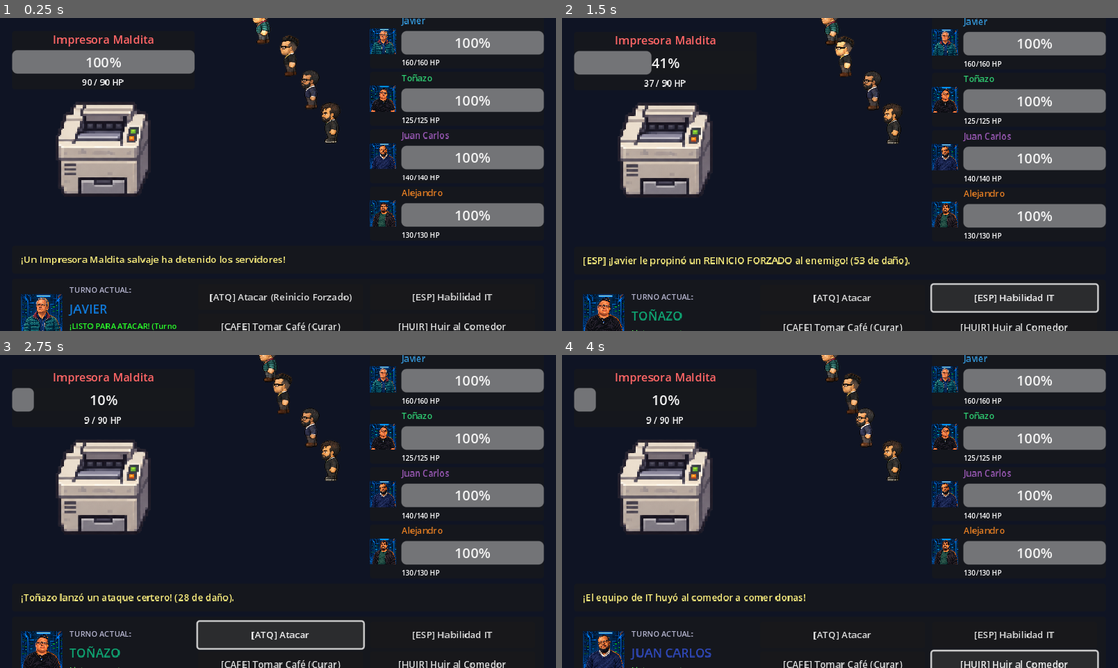
Above: before the commit, frames 1-4 (two rows, left to right).
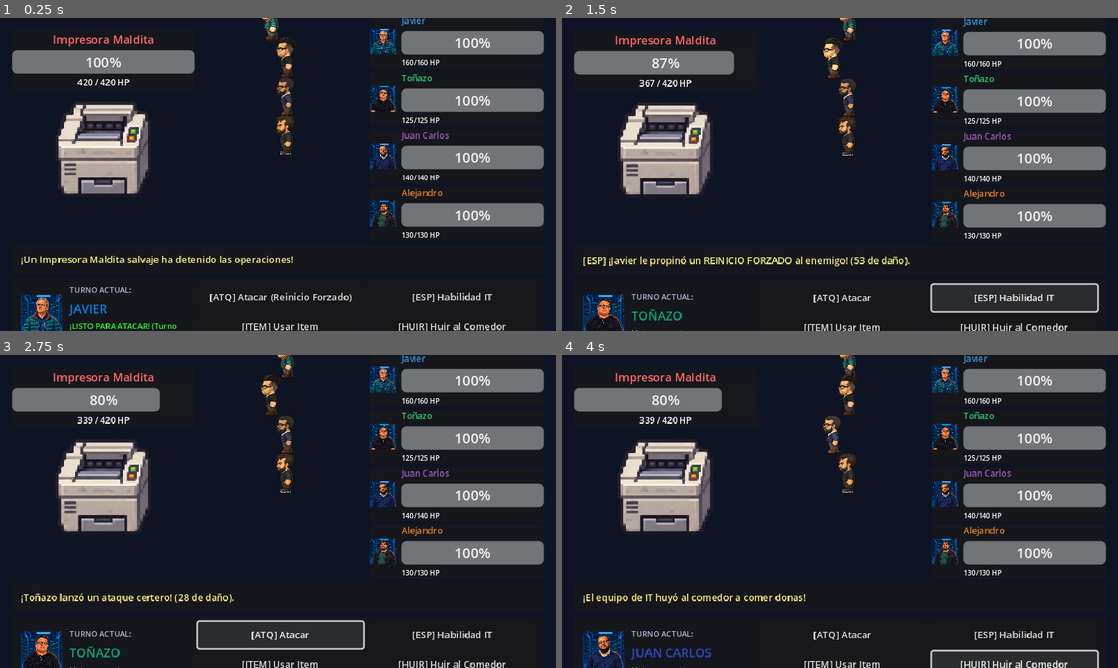
Above: after the commit, the same moments.

Repository: nevalova/it-adventures
Game: Godot game, scene res://scenes/battle.tscn
Same seed, same stepped clock (60 frames per second), same inputs: the game is played once before the commit and once after it. This scene is started directly instead of the project's main scene.
Inputs:
- Up to frame 1 (0.25 s): no input
- Up to frame 2 (1.5 s): click "[ATQ] Atacar (Reinicio Forzad…" at 0.5 s; click "[ESP] Habilidad IT" at 1.25 s
- Up to frame 3 (2.75 s): click "[ATQ] Atacar" at 2 s
- Up to frame 4 (4 s): click "[CAFE] Tomar Café (Curar)" (after the commit: "[ITEM] Usar Item") at 2.75 s; click "[HUIR] Huir al Comedor" at 3.5 s

The runs differ from the first frame. In frame 1, 2.1% of the frame differs, in the area x 13-62%, y 0-100%; in frame 2, 3.3%; in frame 3, 3.8%, in the area x 5-62%, y 0-100%; in frame 4, 3.7%.

Commit message:
Add healing items menu, align battle characters in a straight line, boost printer boss HP/attacks, and fix post-battle loop

Diff:
--- a/scenes/battle.tscn
+++ b/scenes/battle.tscn
@@ -199,7 +199,7 @@
 layout_mode = 2
 size_flags_horizontal = 3
 theme_override_font_sizes/font_size = 11
-text = "[CAFE] Tomar Café (Curar)"
+text = "[ITEM] Usar Item"
 
 [node name="BtnFlee" type="Button" parent="MainBox/CommandPanel/Margin/HBox/Commands"]
 custom_minimum_size = Vector2(0, 30)
@@ -207,3 +207,39 @@
 size_flags_horizontal = 3
 theme_override_font_sizes/font_size = 11
 text = "[HUIR] Huir al Comedor"
+
+[node name="ItemsMenu" type="GridContainer" parent="MainBox/CommandPanel/Margin/HBox"]
+visible = false
+layout_mode = 2
+size_flags_horizontal = 3
+theme_override_constants/h_separation = 8
+theme_override_constants/v_separation = 4
+columns = 2
+
+[node name="BtnItemCafe" type="Button" parent="MainBox/CommandPanel/Margin/HBox/ItemsMenu"]
+custom_minimum_size = Vector2(0, 30)
+layout_mode = 2
+size_flags_horizontal = 3
+theme_override_font_sizes/font_size = 10
+text = "Café Espresso (+45 HP) x4"
+
+[node name="BtnItemDona" type="Button" parent="MainBox/CommandPanel/Margin/HBox/ItemsMenu"]
+custom_minimum_size = Vector2(0, 30)
+layout_mode = 2
+size_flags_horizontal = 3
+theme_override_font_sizes/font_size = 10
+text = "Dona de RH (+85 HP) x3"
+
+[node name="BtnItemMonster" type="Button" parent="MainBox/CommandPanel/Margin/HBox/ItemsMenu"]
+custom_minimum_size = Vector2(0, 30)
+layout_mode = 2
+size_flags_horizontal = 3
+theme_override_font_sizes/font_size = 10
+text = "Monster 500ml (+140 HP) x2"
+
+[node name="BtnItemBack" type="Button" parent="MainBox/CommandPanel/Margin/HBox/ItemsMenu"]
+custom_minimum_size = Vector2(0, 30)
+layout_mode = 2
+size_flags_horizontal = 3
+theme_override_font_sizes/font_size = 10
+text = "< Volver a Comandos"
--- a/scripts/battle.gd
+++ b/scripts/battle.gd
@@ -11,19 +11,26 @@
 @onready var party_container = $MainBox/BattleArena/PartySide/PartyContainer
 @onready var log_label = $MainBox/LogPanel/Margin/LogLabel
 
+@onready var commands_box = $MainBox/CommandPanel/Margin/HBox/Commands
 @onready var btn_attack = $MainBox/CommandPanel/Margin/HBox/Commands/BtnAttack
 @onready var btn_skill = $MainBox/CommandPanel/Margin/HBox/Commands/BtnSkill
 @onready var btn_item = $MainBox/CommandPanel/Margin/HBox/Commands/BtnItem
 @onready var btn_flee = $MainBox/CommandPanel/Margin/HBox/Commands/BtnFlee
 
+@onready var items_menu = $MainBox/CommandPanel/Margin/HBox/ItemsMenu
+@onready var btn_item_cafe = $MainBox/CommandPanel/Margin/HBox/ItemsMenu/BtnItemCafe
+@onready var btn_item_dona = $MainBox/CommandPanel/Margin/HBox/ItemsMenu/BtnItemDona
+@onready var btn_item_monster = $MainBox/CommandPanel/Margin/HBox/ItemsMenu/BtnItemMonster
+@onready var btn_item_back = $MainBox/CommandPanel/Margin/HBox/ItemsMenu/BtnItemBack
+
 @onready var active_hero_portrait = $MainBox/CommandPanel/Margin/HBox/ActiveHeroBox/ActiveHeroPortrait
 @onready var active_hero_name = $MainBox/CommandPanel/Margin/HBox/ActiveHeroBox/VBox/HeroName
 @onready var active_hero_status = $MainBox/CommandPanel/Margin/HBox/ActiveHeroBox/VBox/HeroStatus
 
 # Enemy Data
 var enemy = {}
-var enemy_max_hp: int = 100
-var enemy_current_hp: int = 100
+var enemy_max_hp: int = 420
+var enemy_current_hp: int = 420
 
 # Party State
 var battle_party: Array = []
@@ -32,6 +39,10 @@
 var is_player_turn: bool = true
 var is_battle_over: bool = false
 
+# Alineación sin escalonado (Línea recta vertical)
+const PARTY_LINE_X: float = 90.0
+const PARTY_FORWARD_X: float = 72.0
+
 # Javier mechanic: ataca un turno si y otro no
 var javier_can_attack: bool = true
 
@@ -42,22 +53,34 @@
 	btn_item.pressed.connect(_on_item_pressed)
 	btn_flee.pressed.connect(_on_flee_pressed)
 
+	btn_item_cafe.pressed.connect(func(): _use_item("cafe"))
+	btn_item_dona.pressed.connect(func(): _use_item("dona"))
+	btn_item_monster.pressed.connect(func(): _use_item("monster"))
+	btn_item_back.pressed.connect(_on_item_back_pressed)
+
 func setup_battle():
 	# Cargar enemigo
 	if GameManager.current_enemy_data.is_empty():
 		enemy = {
 			"name": "Impresora Maldita",
-			"hp": 90,
-			"max_hp": 90,
-			"atk": 18,
-			"def": 8,
+			"type": "printer",
+			"hp": 420,
+			"max_hp": 420,
+			"atk": 22,
+			"def": 12,
 			"texture_path": "res://assets/printer_enemy.png",
-			"attacks": ["Tóner en los ojos", "Atasco de Papel", "Error Desconocido"]
+			"attacks": [
+				"Atasco de Papel en Bandeja 2",
+				"Falta Tinta Magenta (Error Crítico)",
+				"Ráfaga de Tóner Hirviendo",
+				"Sobrecalentamiento del Rodillo Fusor",
+				"Error 0x80070057 de Windows"
+			]
 		}
 	else:
 		enemy = GameManager.current_enemy_data
 
-	enemy_max_hp = enemy.get("max_hp", 90)
+	enemy_max_hp = enemy.get("max_hp", 420)
 	enemy_current_hp = enemy.get("hp", enemy_max_hp)
 	enemy_name_label.text = enemy.get("name", "Enemigo")
 	if ResourceLoader.exists(enemy.get("texture_path", "")):
@@ -69,7 +92,7 @@
 	create_battler_sprites()
 	render_party_ui()
 
-	set_log("¡Un " + enemy.get("name", "problema") + " salvaje ha detenido los servidores!")
+	set_log("¡Un " + enemy.get("name", "problema") + " salvaje ha detenido las operaciones!")
 	start_turn()
 
 func create_battler_sprites():
@@ -77,11 +100,9 @@
 		c.queue_free()
 	battler_sprites.clear()
 
-	# Posiciones diagonales estilo Chrono Trigger / FF6
-	var base_x = 70.0
-	var base_y = 30.0
-	var step_x = 24.0
-	var step_y = 38.0
+	# Alineación en línea vertical recta (sin escalonado)
+	var start_y = 26.0
+	var step_y = 44.0
 
 	for i in range(battle_party.size()):
 		var member = battle_party[i]
@@ -92,7 +113,7 @@
 		spr.hframes = 4
 		spr.vframes = 12
 		spr.scale = Vector2(0.32, 0.32)
-		spr.position = Vector2(base_x + i * step_x, base_y + i * step_y)
+		spr.position = Vector2(PARTY_LINE_X, start_y + i * step_y)
 		# Row 2 (mirando a la izquierda hacia el enemigo)
 		spr.frame = 2 * 4 + 0
 		hero_sprites_container.add_child(spr)
@@ -170,16 +191,19 @@
 		return
 
 	is_player_turn = true
+	commands_box.visible = true
+	items_menu.visible = false
+
 	active_hero_name.text = member["name"].to_upper()
 	active_hero_name.modulate = member["color"]
 
 	if ResourceLoader.exists(member.get("portrait_path", "")):
 		active_hero_portrait.texture = load(member["portrait_path"])
 
-	# Resaltar sprite activo (dar un paso al frente)
+	# Resaltar sprite activo (dar un paso al frente en línea recta)
 	var spr = get_active_sprite()
 	if spr:
-		spr.position.x -= 8.0
+		spr.position.x = PARTY_FORWARD_X
 		spr.modulate = Color(1.2, 1.2, 1.2)
 
 	# REGLA CLAVE DE JAVIER:
@@ -206,9 +230,7 @@
 func reset_active_sprite_position():
 	var spr = get_active_sprite()
 	if spr:
-		var base_x = 70.0
-		var step_x = 24.0
-		spr.position.x = base_x + active_party_index * step_x
+		spr.position.x = PARTY_LINE_X
 		spr.modulate = Color.WHITE
 
 func advance_to_next_hero():
@@ -231,8 +253,8 @@
 	if member["name"] == "Javier":
 		if not javier_can_attack:
 			javier_can_attack = true # el siguiente turno SÍ podrá
-			set_log("[CAFE] ¡Javier está procrastinando y tomando café! (Ataca un turno sí y otro no). Javier recarga energías para el próximo turno.")
-			member["hp"] = min(member["max_hp"], member["hp"] + 15)
+			set_log("[CAFE] ¡Javier está procrastinando y tomando café! Javier recarga energías para el próximo turno.")
+			member["hp"] = min(member["max_hp"], member["hp"] + 20)
 			render_party_ui()
 			end_hero_action()
 			return
@@ -257,7 +279,7 @@
 
 	if member["name"] == "Javier":
 		if not javier_can_attack:
-			set_log("Javier bosteza: 'No puedo usar skills, estoy leyendo Reddit'.")
+			set_log("Javier bosteza: 'No puedo usar skills, estoy viendo memes'.")
 			javier_can_attack = true
 			end_hero_action()
 			return
@@ -272,14 +294,57 @@
 	play_attack_anim(spr)
 	deal_damage_to_enemy(dmg, "[*] ¡%s usó %s!" % [member["name"], skill_name])
 
+# --- MENÚ DE ITEMS DE CURACIÓN ---
 func _on_item_pressed():
 	if not is_player_turn or is_battle_over:
 		return
+	commands_box.visible = false
+	items_menu.visible = true
+	update_items_ui()
+
+func update_items_ui():
+	var cafe = GameManager.battle_items["cafe"]
+	var dona = GameManager.battle_items["dona"]
+	var monster = GameManager.battle_items["monster"]
+
+	btn_item_cafe.text = "%s (+%d HP) x%d" % [cafe["name"], cafe["heal"], cafe["count"]]
+	btn_item_cafe.disabled = cafe["count"] <= 0
+
+	btn_item_dona.text = "%s (+%d HP) x%d" % [dona["name"], dona["heal"], dona["count"]]
+	btn_item_dona.disabled = dona["count"] <= 0
+
+	btn_item_monster.text = "%s (+%d HP) x%d" % [monster["name"], monster["heal"], monster["count"]]
+	btn_item_monster.disabled = monster["count"] <= 0
+
+func _on_item_back_pressed():
+	items_menu.visible = false
+	commands_box.visible = true
+
+func _use_item(item_key: String):
+	if not is_player_turn or is_battle_over:
+		return
+	var item = GameManager.battle_items[item_key]
+	if item["count"] <= 0:
+		set_log("[!] ¡Ya no quedan unidades de %s!" % item["name"])
+		return
+
+	item["count"] -= 1
 	var member = get_active_member()
-	var heal = 35
-	member["hp"] = min(member["max_hp"], member["hp"] + heal)
+	var heal_amt = item["heal"]
+	member["hp"] = min(member["max_hp"], member["hp"] + heal_amt)
 	render_party_ui()
-	set_log("[CAFE] ¡%s tomó un espresso doble bien cargado! Recuperó %d HP." % [member["name"], heal])
+
+	# Efecto visual verde de curación en el héroe activo
+	var spr = get_active_sprite()
+	if spr:
+		var tween = create_tween()
+		tween.tween_property(spr, "modulate", Color(0.3, 1.8, 0.4), 0.15)
+		tween.tween_property(spr, "modulate", Color.WHITE, 0.15)
+
+	set_log("[+] ¡%s usó %s y recuperó %d HP! (Quedan: %d)" % [member["name"], item["name"], heal_amt, item["count"]])
+
+	items_menu.visible = false
+	commands_box.visible = true
 	end_hero_action()
 
 func _on_flee_pressed():
@@ -324,7 +389,7 @@
 	advance_to_next_hero()
 
 func enemy_turn():
-	if is_battle_over or enemy_current_hp <= 0:
+	if is_battle_over:
 		return
 
 	var alive_heroes_indices = []
@@ -340,7 +405,7 @@
 	var target = battle_party[target_index]
 	var attacks = enemy.get("attacks", ["Ataque genérico"])
 	var chosen_atk = attacks[randi() % attacks.size()]
-	var dmg = max(5, enemy.get("atk", 15) + randi_range(-2, 4) - int(target["def"] * 0.4))
+	var dmg = max(5, enemy.get("atk", 20) + randi_range(-2, 5) - int(target["def"] * 0.4))
 
 	target["hp"] = max(0, target["hp"] - dmg)
 
@@ -374,12 +439,16 @@
 func enemy_defeated():
 	is_battle_over = true
 	GameManager.victorious_count += 1
-	set_log("[!] ¡VICTORIA! ¡El " + enemy.get("name") + " fue resuelto! El servidor vuelve a la normalidad.")
+	GameManager.printer_defeated = true
+	set_log("[!] ¡VICTORIA! ¡La Impresora Maldita fue neutralizada! ¡La nómina y la quincena están a salvo!")
 
 	for i in range(min(GameManager.party.size(), battle_party.size())):
 		GameManager.party[i]["hp"] = battle_party[i]["hp"]
 
-	await get_tree().create_timer(1.8).timeout
+	# Reposicionar al jugador a salvo lejos del trigger de la impresora para que no vuelva a empezar
+	GameManager.player_saved_position = Vector2(980, 200)
+
+	await get_tree().create_timer(2.2).timeout
 	get_tree().change_scene_to_file("res://scenes/overworld.tscn")
 
 func game_over():
--- a/scripts/enemy.gd
+++ b/scripts/enemy.gd
@@ -13,12 +13,18 @@
 	"printer": {
 		"name": "Impresora Maldita",
 		"desc": "Tiene atasco de papel, no tiene tóner y huele a quemado.",
-		"hp": 90,
-		"max_hp": 90,
-		"atk": 20,
-		"def": 8,
+		"hp": 420,
+		"max_hp": 420,
+		"atk": 22,
+		"def": 12,
 		"texture_path": "res://assets/printer_enemy.png",
-		"attacks": ["Lanzar Tóner Ardiente", "Atasco de Papel Infinito", "Error 404 No Responde"]
+		"attacks": [
+			"Atasco de Papel en Bandeja 2",
+			"Falta Tinta Magenta (Error Crítico)",
+			"Ráfaga de Tóner Hirviendo",
+			"Sobrecalentamiento del Rodillo Fusor",
+			"Error 0x80070057 de Windows"
+		]
 	},
 	"bug": {
 		"name": "Bug de Producción",
@@ -67,6 +73,8 @@
 
 func _on_body_entered(body):
 	if body.name == "Player":
+		if enemy_type == "printer" and GameManager.printer_defeated:
+			return # Ya fue derrotada, no reanudar combate
 		var spec = enemy_specs.get(enemy_type, enemy_specs["printer"]).duplicate(true)
 		GameManager.current_enemy_data = spec
 		get_tree().change_scene_to_file("res://scenes/battle.tscn")
--- a/scripts/game_manager.gd
+++ b/scripts/game_manager.gd
@@ -92,6 +92,18 @@
 var victorious_count: int = 0
 var intro_cutscene_done: bool = false
 var office_cutscene_done: bool = false
+var printer_defeated: bool = false
+
+var battle_items = {
+	"cafe": {"name": "Café Espresso Doble", "heal": 45, "count": 4, "desc": "Cura 45 HP"},
+	"dona": {"name": "Dona Glaseada RH", "heal": 85, "count": 3, "desc": "Cura 85 HP"},
+	"monster": {"name": "Bebida Energética 500ml", "heal": 140, "count": 2, "desc": "Cura 140 HP"}
+}
+
+func reset_battle_items():
+	battle_items["cafe"]["count"] = 4
+	battle_items["dona"]["count"] = 3
+	battle_items["monster"]["count"] = 2
 
 func _ready():
 	# Party por defecto con los héroes principales
@@ -100,6 +112,8 @@
 func init_party(leader_id: String):
 	selected_hero_id = leader_id
 	party.clear()
+	reset_battle_items()
+	printer_defeated = false
 	# El líder va de primero
 	party.append(characters_data[leader_id].duplicate(true))
 
--- a/scripts/overworld.gd
+++ b/scripts/overworld.gd
@@ -111,7 +111,12 @@
 		player.can_move = true
 		touch_controls.visible = true
 
-		if GameManager.office_cutscene_done:
+		if GameManager.printer_defeated:
+			roberto.visible = false
+			enemy_printer.visible = false
+			enemy_printer.process_mode = Node.PROCESS_MODE_DISABLED
+			objective_label.text = "[!] ¡Victoria! Impresora neutralizada y quincena a salvo."
+		elif GameManager.office_cutscene_done:
 			# Roberto ya huyó de la escena
 			roberto.visible = false
 			objective_label.text = obj_battle_text
@@ -125,10 +130,13 @@
 func _process(delta):
 	anim_timer += delta
 
-	# Animación de pánico leve de la Usuaria
+	# Animación de la Jefa de Finanzas
 	if usuaria.visible:
-		var panic_col = int(anim_timer * 4.0) % 4
-		usuaria_sprite.frame = 10 * 4 + panic_col
+		if GameManager.printer_defeated:
+			usuaria_sprite.frame = 8 * 4 + 0 # Aliviada y tranquila
+		else:
+			var panic_col = int(anim_timer * 4.0) % 4
+			usuaria_sprite.frame = 10 * 4 + panic_col
 
 	match current_state:
 		State.ROBERTO_RUN_TO_PLAYER:
